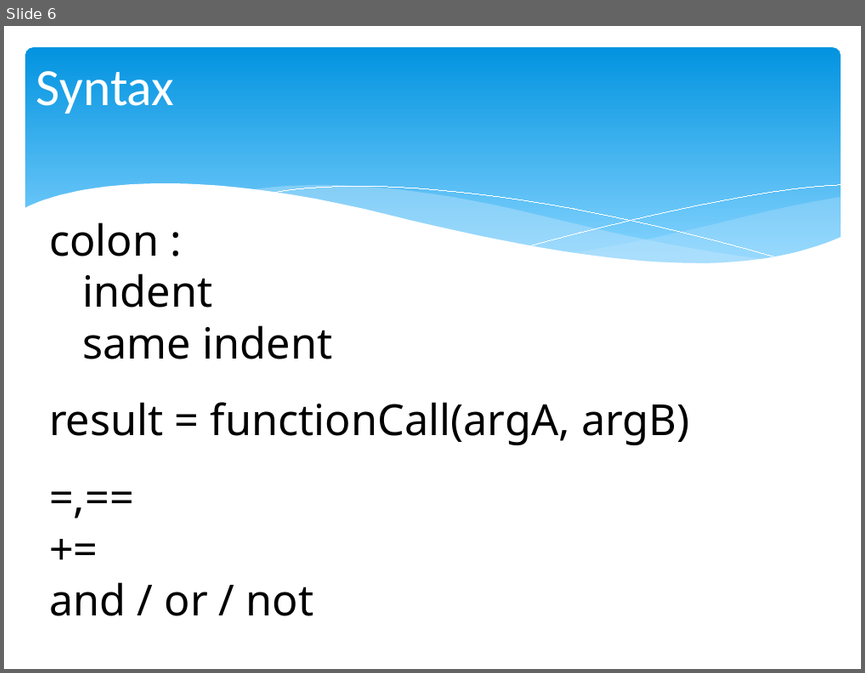
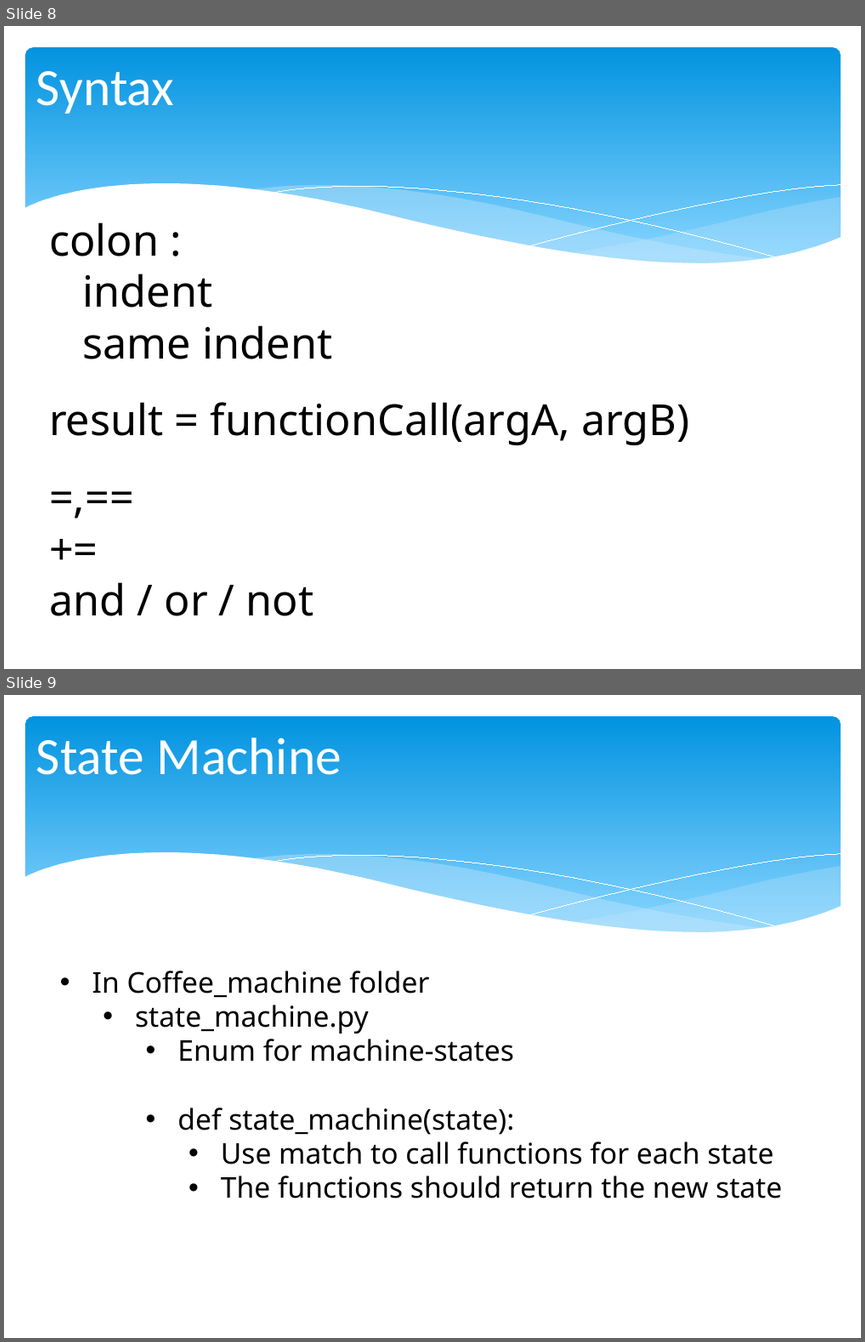
Before and after one commit to chris-turps/QA_Python3, a slide deck: DG_04 The Toolset.pptx. Shown one above the other, each under a label of ours: slide 6 before the commit, slides 8 and 9 after it. The pictures are 865x673 and 865x1342 pixels, drawn with LibreOffice and Linux fonts; fonts in the diff are those of the drawing. Boxes give left, top, right and bottom in pixels: in the first picture for what was removed or moved away, otherwise in the second. Text is boxed around its words. In the diff, an @@ line names an element or a change of style, - is before the commit and + after.

```diff
--- a/DG_04 The Toolset.pptx
+++ b/DG_04 The Toolset.pptx
@@ slide 9 added at (4,695,861,1338), background #FFFFFF; not listed: 6 template elements that a slide beside it also shows @@
@@ title added at (36,737,341,775), 44 pt, text #FFFFFF @@
+State Machine
@@ text added at (92,970,782,1198), 24 pt, text #000000 @@
+• In Coffee_machine folder
+  • state_machine.py
+    • Enum for machine-states
+    • def state_machine(state):
+      • Use match to call functions for each state
+      • The functions should return the new state
@@ what was slide 6 is now slide 8 @@
```
Also in this commit, not shown: 1 slide changed, 3 other slides added, 3 other files.
